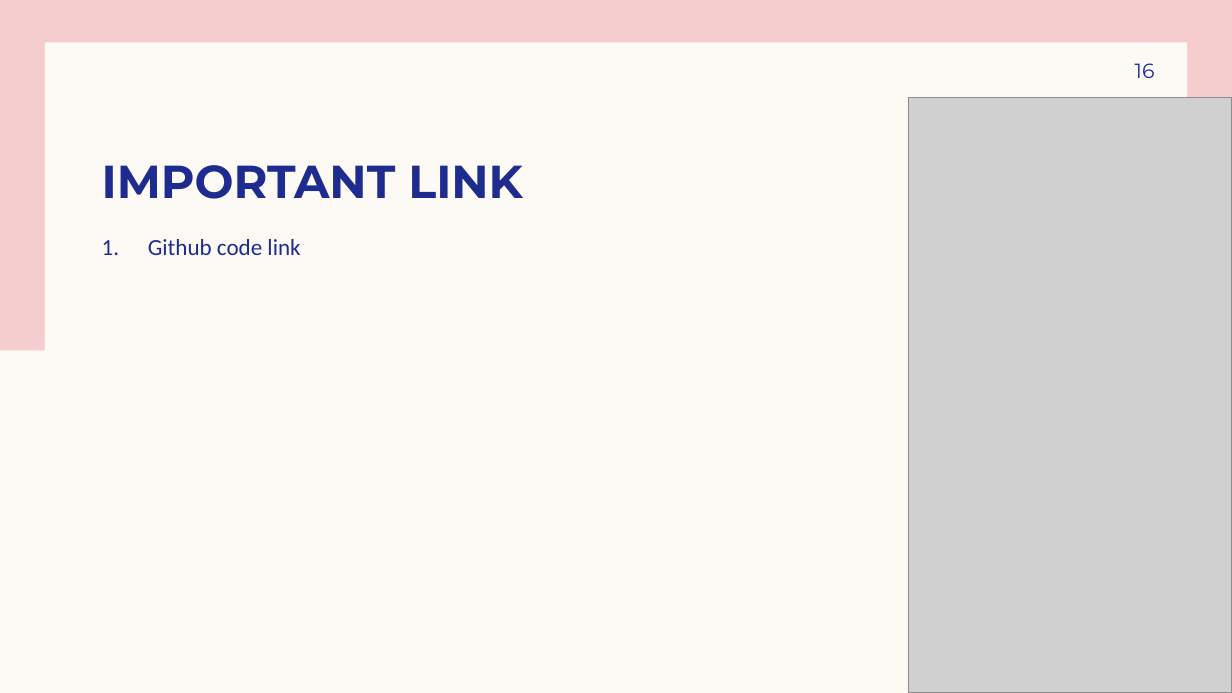
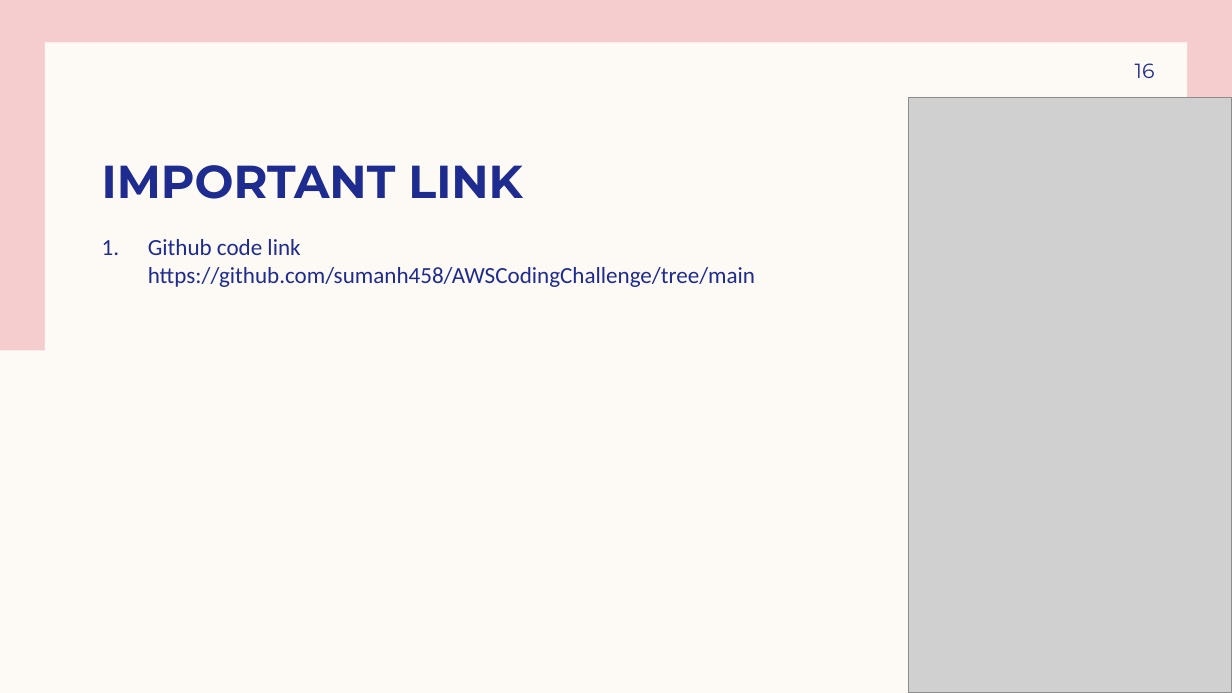
Before and after one commit to sumanh458/AWSCodingChallenge, a slide deck: slide 16 of Architecture design and Code analysis for Customer Purchasing Pattern.pptx. Drawn at 1232x693 pixels with LibreOffice and Linux fonts; fonts in the diff are those of the drawing; grey boxes stand for pictures. Boxes give left, top, right and bottom in pixels: in the first picture for what was removed or moved away, otherwise in the second. Text is boxed around its words. In the diff, an @@ line names an element or a change of style, - is before the commit and + after.

Commit message:
ppt updation

```diff
--- a/Architecture design and Code analysis for Customer Purchasing Pattern.pptx
+++ b/Architecture design and Code analysis for Customer Purchasing Pattern.pptx
@@ text at bbox=[148, 239, 755, 287]: text changed @@
-1. Github code link
+1. Github code link
+   https://github.com/sumanh458/AWSCodingChallenge/tree/main
```
